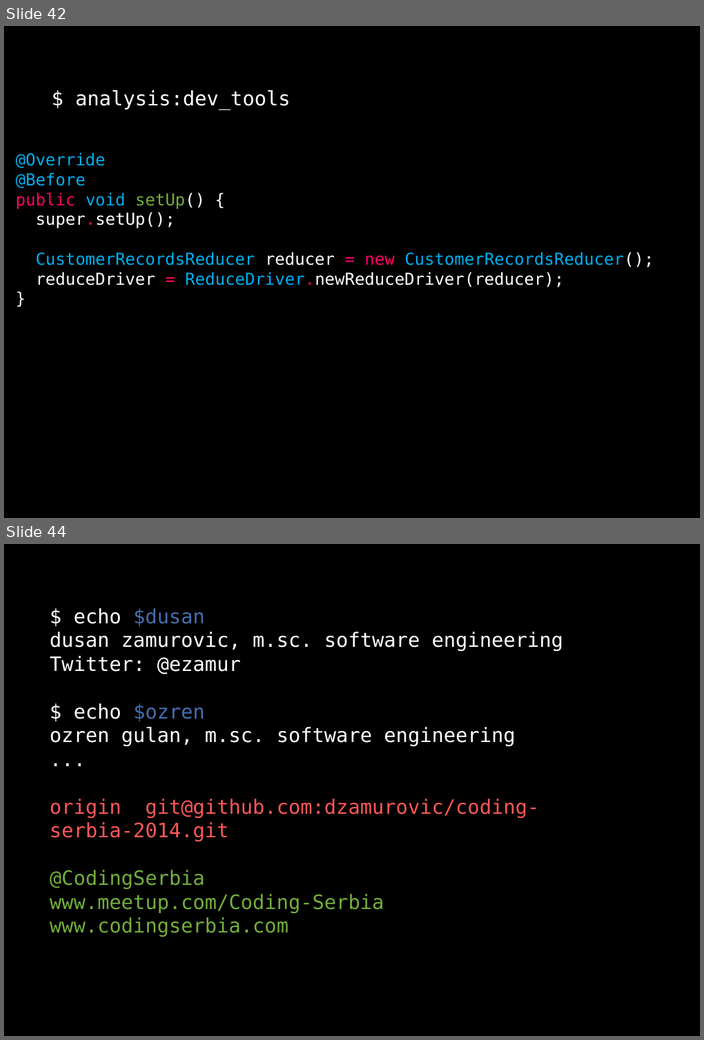
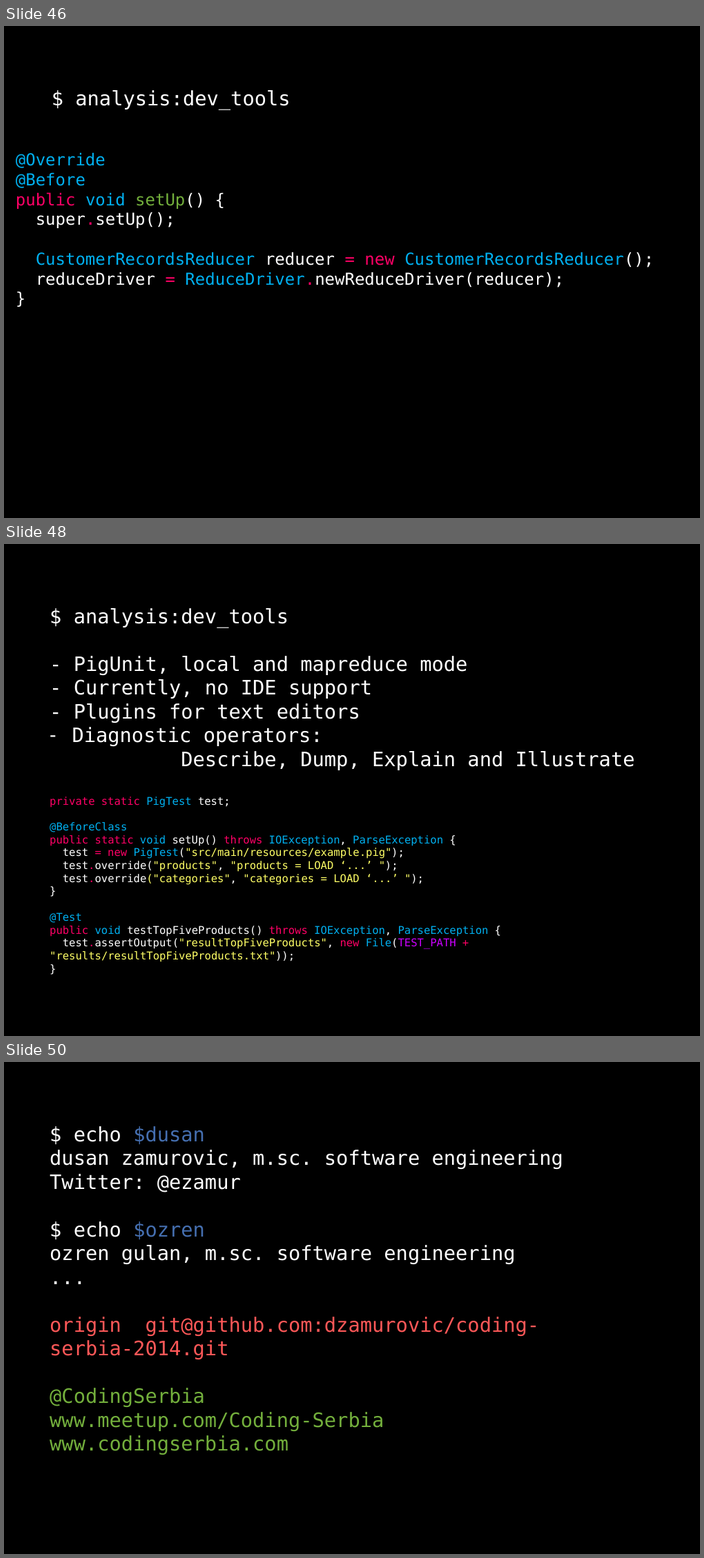
Before and after one commit to dzamurovic/coding-serbia-2014, a slide deck: coding-serbia.pptx. Shown one above the other, each under a label of ours: slides 42 and 44 before the commit, slides 46, 48 and 50 after it; the slides between them are not shown. The pictures are 704x1040 and 704x1558 pixels, drawn with LibreOffice and Linux fonts; fonts in the diff are those of the drawing. Boxes give left, top, right and bottom in pixels: in the first picture for what was removed or moved away, otherwise in the second. Text is boxed around its words. In the diff, an @@ line names an element or a change of style, - is before the commit and + after.

Commit message:
Added text for presentation.

```diff
--- a/coding-serbia.pptx
+++ b/coding-serbia.pptx
@@ slide 48 added at <box>4,544,700,1036</box>, background #000000 @@
@@ rectangle added at <box>38,598,671,984</box>, fill #000000, outline #000000 2 pt, 13 pt, text #FFFFFF @@
+$ analysis:dev_tools
+- PigUnit, local and mapreduce mode
+- Currently, no IDE support
+- Plugins for text editors
+– Diagnostic operators:
+Describe, Dump, Explain and Illustrate
+private static PigTest test;
+@BeforeClass
+public static void setUp() throws IOException, ParseException {
+test = new PigTest("src/main/resources/example.pig");
+test.override("products", "products = LOAD ‘...’ ");
+test.override("categories", "categories = LOAD ‘...’ ");
+}
+@Test
+public void testTopFiveProducts() throws IOException, ParseException {
+test.assertOutput("resultTopFiveProducts", new File(TEST_PATH + "results/resultTopFiveProducts.txt"));
+}
@@ what was slide 42 is now slide 46 @@
@@ what was slide 44 is now slide 50 @@
```
Also in this commit, not shown: 5 slides changed, 7 other slides added, 2 slides removed.
